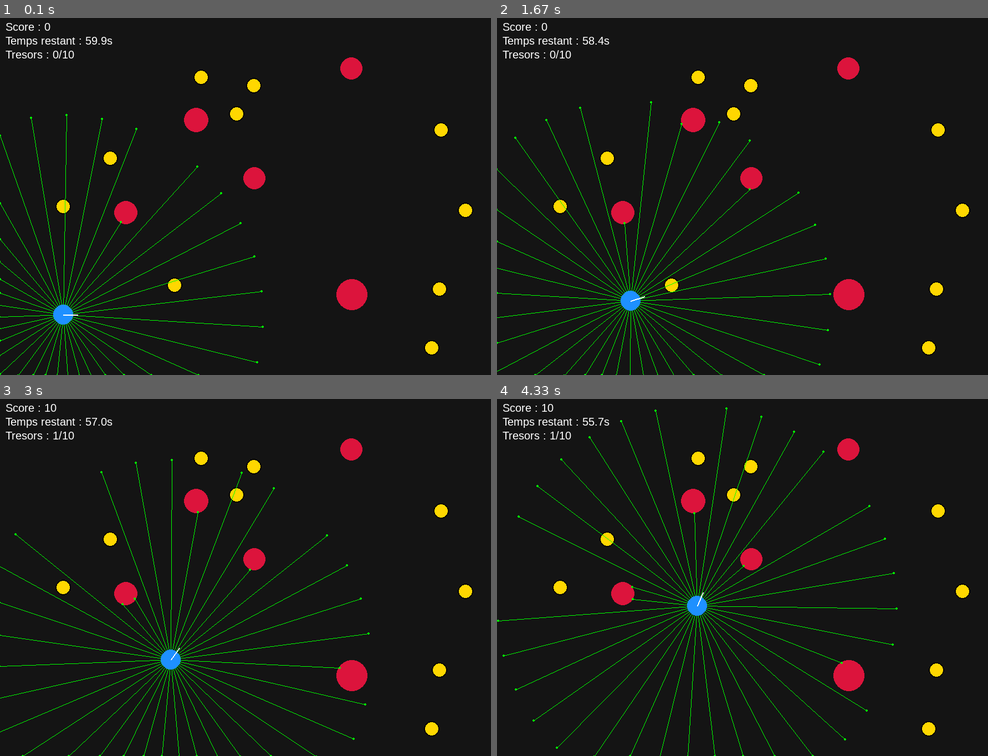
Above: before the commit, frames 1-4 (two rows, left to right).
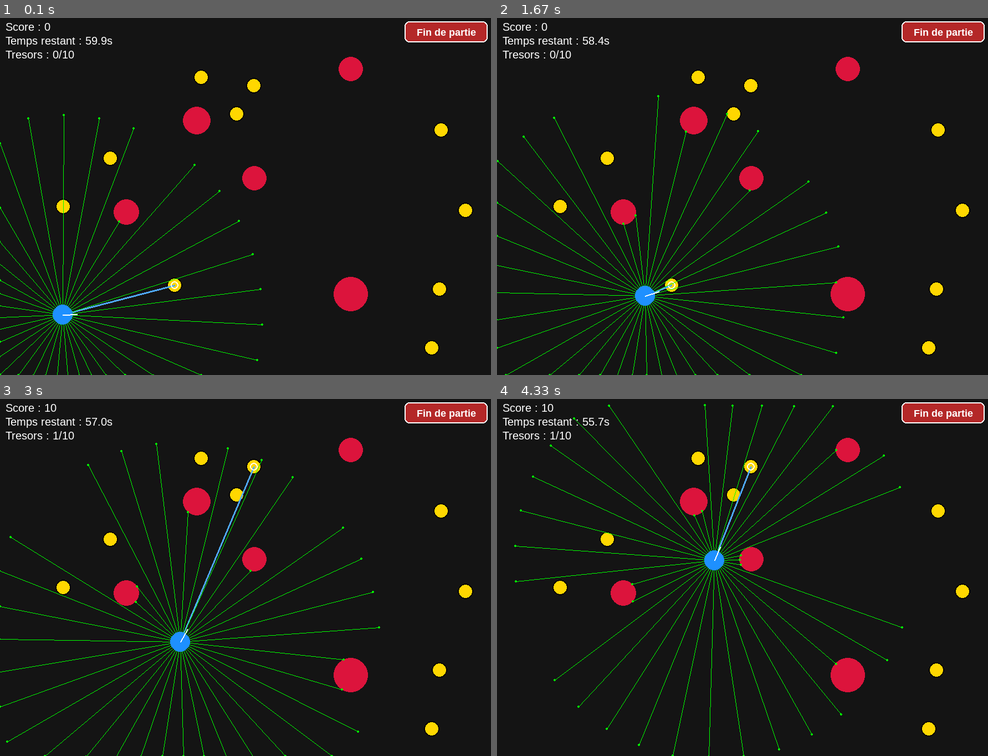
Above: after the commit, the same moments.

Repository: NassimBenhamed/Robot_Mobile
Game: pygame game, started from main_pygame.py
Same seed, same stepped clock (60 frames per second), same inputs: the game is played once before the commit and once after it.
Inputs:
- Up to frame 1 (0.1 s): no input
- Up to frame 2 (1.67 s): hold Right 0.33-0.8 s; hold Up 0.83-1.3 s; hold Right from 1.33 s (still down)
- Up to frame 3 (3 s): release Right at 1.8 s; hold Left 1.83-2.37 s; hold Down 2.4-2.87 s; hold Left from 2.9 s (still down)
- Up to frame 4 (4.33 s): release Left at 3.37 s; hold Up 3.4-3.87 s; hold Right from 3.9 s (still down)

The runs differ from the first frame. In frame 1, 3.4% of the frame differs, in the area x 0-100%, y 0-100%; in frame 2, 4.3%; in frame 3, 4.7%; in frame 4, 4.8%.

Commit message:
Mise en place d'une navigation autonome. Ajout d'un bouton stop. Tracking du chemin vers le trésor

Diff:
--- a/main_pygame.py
+++ b/main_pygame.py
@@ -61,17 +61,21 @@
     env.treasures = []
 
 
-def generate_wave_obstacles(env, house, wave_index, n_obstacles=5):
-    """
-    5 obstacles par vague.
-    Difficulté croissante : taille moyenne légèrement plus grande.
-    """
+def generate_wave_obstacles(env, house, wave_index, n_obstacles=None):
+    """
+    Difficulté croissante :
+    - le nombre d'obstacles augmente avec la vague
+    - leur taille moyenne augmente légèrement
+    """
+    if n_obstacles is None:
+        n_obstacles = min(5 + (wave_index - 1), 10)
+
     for _ in range(n_obstacles):
         placed = False
 
         for _attempt in range(300):
-            r_min = min(0.22 + 0.01 * (wave_index - 1), 0.30)
-            r_max = min(0.38 + 0.015 * (wave_index - 1), 0.52)
+            r_min = min(0.24 + 0.015 * (wave_index - 1), 0.34)
+            r_max = min(0.42 + 0.020 * (wave_index - 1), 0.62)
 
             rayon = random.uniform(r_min, r_max)
             x = random.uniform(rayon + 0.3, env.largeur - rayon - 0.3)
@@ -91,12 +95,12 @@
 
 def generate_wave_treasures(env, robot, house, wave_index, n_treasures=10):
     """
-    10 trésors par vague.
-    Difficulté croissante : on force les trésors à être plus loin de la maison.
+    Difficulté croissante :
+    - les trésors sont de plus en plus loin de la maison
     """
     possible_values = [5, 10, 15, 20]
 
-    min_dist_from_house = min(1.2 + 0.18 * (wave_index - 1), 2.4)
+    min_dist_from_house = min(1.5 + 0.28 * (wave_index - 1), 3.2)
 
     for _ in range(n_treasures):
         placed = False
@@ -129,7 +133,7 @@
 
     game.prepare_wave(wave_index)
 
-    generate_wave_obstacles(env, game.house, wave_index, n_obstacles=5)
+    generate_wave_obstacles(env, game.house, wave_index)
     generate_wave_treasures(env, robot, game.house, wave_index, n_treasures=10)
 
 
@@ -158,6 +162,11 @@
 
     running = True
     while running:
+        if not vue.gerer_evenements():
+            game.game_over = True
+            running = False
+            continue
+
         dt = vue.tick(fps=60)
         game.step(dt)
 
--- a/robot/environnement.py
+++ b/robot/environnement.py
@@ -17,6 +17,11 @@
         self.game: Optional[GameState] = None
 
         self.just_collided = False
+
+        # Debug / affichage du chemin
+        self.debug_target = None
+        self.debug_path = []
+        self.debug_direct_line = None
 
     def ajouter_robot(self, robot: RobotMobile) -> None:
         self.robot = robot
--- a/robot/navigation/autopilot.py
+++ b/robot/navigation/autopilot.py
@@ -1,11 +1,13 @@
 from dataclasses import dataclass
 
-from robot.navigation.selector import (
-    select_feasible_treasure,
-    select_best_open_treasure,
-    corridor_clearance_to_point,
+from robot.navigation.selector import select_feasible_treasure
+from robot.navigation.go_to_goal import compute_go_to_goal_command
+from robot.navigation.path_utils import (
+    Point2D,
+    line_of_sight_clear,
+    choose_best_detour,
+    distance,
 )
-from robot.navigation.reactive import analyze_sectors, go_toward
 
 
 @dataclass
@@ -16,166 +18,88 @@
 
 class AutoPilot:
     def __init__(self):
-        self.current_mode = "treasure"   # "treasure", "home", "escape"
-        self.escape_side = "left"
-        self.escape_time = 0.0
-
-    def _update_timer(self, dt: float):
-        if self.escape_time > 0.0:
-            self.escape_time = max(0.0, self.escape_time - float(dt))
+        self.current_mode = "treasure"   # "treasure" ou "home"
+        self.active_waypoint = None
+        self.last_target_kind = None
 
     def _home_target(self, game):
         return TargetPoint(game.house.x, game.house.y)
 
-    def _near_border(self, robot, env, margin: float = 0.45) -> bool:
-        return (
-            robot.x <= margin or
-            robot.x >= env.largeur - margin or
-            robot.y <= margin or
-            robot.y >= env.hauteur - margin
-        )
-
-    def _border_escape_target(self, env):
-        return TargetPoint(env.largeur / 2.0, env.hauteur / 2.0)
-
-    def _choose_escape_side(self, info):
-        return "left" if info["left_mean"] >= info["right_mean"] else "right"
-
-    def _choose_target(self, robot, env):
+    def _choose_main_target(self, robot, env):
         game = env.game
 
         if game is None or game.house is None:
             return None, "idle"
 
-        if self._near_border(robot, env, margin=0.45):
-            return self._border_escape_target(env), "escape"
-
-        if game.should_return_home(robot, safety_margin=4.0, speed_estimate=0.75):
+        # Priorité retour maison si nécessaire
+        if game.should_return_home(robot, safety_margin=4.0, speed_estimate=0.90):
             return self._home_target(game), "home"
 
-        # priorité à un trésor faisable ET avec un couloir ouvert
-        open_target = select_best_open_treasure(
-            robot,
-            env.treasures,
-            game,
-            k_angle=0.7,
-            safety_margin=4.0,
-            min_clearance=0.95,
-        )
-        if open_target is not None:
-            return open_target, "treasure"
-
-        # fallback : trésor faisable même si le couloir est moins bon
-        fallback = select_feasible_treasure(
+        treasure = select_feasible_treasure(
             robot,
             env.treasures,
             game,
             k_angle=0.7,
             safety_margin=4.0,
         )
-        if fallback is not None:
-            return fallback, "treasure"
+
+        if treasure is not None:
+            return treasure, "treasure"
 
         return self._home_target(game), "home"
 
+    def _target_reached(self, robot, target, threshold: float = 0.22) -> bool:
+        return distance(robot.x, robot.y, target.x, target.y) < threshold
+
     def compute_command(self, robot, env, dt: float):
-        self._update_timer(dt)
-
         game = env.game
         if game is None:
             return {"v": 0.0, "omega": 0.0}
 
-        target, desired_mode = self._choose_target(robot, env)
-        if target is None:
+        # reset debug visuel
+        env.debug_target = None
+        env.debug_path = []
+        env.debug_direct_line = None
+
+        main_target, target_kind = self._choose_main_target(robot, env)
+        if main_target is None:
             return {"v": 0.0, "omega": 0.0}
 
-        info = analyze_sectors(robot, target)
-        if info is None:
-            return {"v": 0.0, "omega": 0.0}
+        self.current_mode = target_kind
+        self.last_target_kind = target_kind
+        env.debug_target = Point2D(main_target.x, main_target.y)
 
-        target_angle = info["target_angle"]
-        front_mean = info["front_mean"]
-        left_mean = info["left_mean"]
-        right_mean = info["right_mean"]
+        # Si on avait déjà un waypoint, on le conserve jusqu'à l'atteindre
+        if self.active_waypoint is not None:
+            if self._target_reached(robot, self.active_waypoint, threshold=0.25):
+                self.active_waypoint = None
 
-        # qualité réelle du couloir vers la cible choisie
-        target_clearance = corridor_clearance_to_point(robot, target.x, target.y, neighbor_span=1)
+        # Si le chemin direct vers la cible est libre, pas besoin de waypoint
+        direct_clear = line_of_sight_clear(robot, main_target, env, margin=0.12)
+        env.debug_direct_line = (robot.x, robot.y, main_target.x, main_target.y, direct_clear)
 
-        # collision au tick précédent -> petit escape
-        if getattr(env, "just_collided", False):
-            self.current_mode = "escape"
-            self.escape_side = self._choose_escape_side(info)
-            self.escape_time = 0.40
-            env.just_collided = False
+        if direct_clear:
+            self.active_waypoint = None
+            env.debug_path = [(robot.x, robot.y), (main_target.x, main_target.y)]
 
-        # proche du bord -> on recentre
-        if desired_mode == "escape":
-            self.current_mode = "escape"
+            if target_kind == "home":
+                return compute_go_to_goal_command(robot, main_target, v_max=1.10, omega_max=2.4)
+            return compute_go_to_goal_command(robot, main_target, v_max=1.35, omega_max=2.6)
 
-        # mode escape : rotation seulement
-        if self.current_mode == "escape":
-            if self.escape_time > 0.0:
-                return {
-                    "v": 0.0,
-                    "omega": 2.6 if self.escape_side == "left" else -2.6
-                }
+        # Sinon on essaie de contourner avec un waypoint géométrique
+        if self.active_waypoint is None:
+            waypoint = choose_best_detour(robot, main_target, env)
+            self.active_waypoint = waypoint
 
-            # si on s'est dégagé, on revient à la logique normale au tick suivant
-            self.current_mode = "home" if desired_mode == "escape" else desired_mode
+        if self.active_waypoint is not None:
+            env.debug_path = [
+                (robot.x, robot.y),
+                (self.active_waypoint.x, self.active_waypoint.y),
+                (main_target.x, main_target.y),
+            ]
+            return compute_go_to_goal_command(robot, self.active_waypoint, v_max=1.10, omega_max=2.5)
 
-            side = "left" if left_mean >= right_mean else "right"
-            return {
-                "v": 0.0,
-                "omega": 2.4 if side == "left" else -2.4
-            }
-
-        # --- Comportement normal ---
-
-        # Si la cible actuelle est un trésor mais que le couloir est nul,
-        # on refuse de s'acharner dessus.
-        if desired_mode == "treasure" and target_clearance < 0.80:
-            alt_target = select_best_open_treasure(
-                robot,
-                env.treasures,
-                game,
-                k_angle=0.7,
-                safety_margin=4.0,
-                min_clearance=0.95,
-            )
-
-            if alt_target is not None and (alt_target.x != target.x or alt_target.y != target.y):
-                target = alt_target
-                info = analyze_sectors(robot, target)
-                if info is not None:
-                    target_angle = info["target_angle"]
-                    front_mean = info["front_mean"]
-                    left_mean = info["left_mean"]
-                    right_mean = info["right_mean"]
-                    target_clearance = corridor_clearance_to_point(robot, target.x, target.y, neighbor_span=1)
-            else:
-                # S'il n'y a pas de bon trésor ouvert, on tourne et on scanne,
-                # au lieu de rester obsédé par cette cible.
-                side = "left" if left_mean >= right_mean else "right"
-                return {
-                    "v": 0.0,
-                    "omega": 2.5 if side == "left" else -2.5
-                }
-
-        # Si le chemin est vraiment bon, on avance
-        if front_mean > 0.95 and target_clearance > 0.90:
-            if desired_mode == "home":
-                return go_toward(robot, target_angle, v_max=0.82, omega_max=2.0)
-            return go_toward(robot, target_angle, v_max=0.92, omega_max=2.2)
-
-        # Si le chemin est moyen, on avance lentement
-        if front_mean > 0.75 and target_clearance > 0.75:
-            if desired_mode == "home":
-                return go_toward(robot, target_angle, v_max=0.55, omega_max=1.9)
-            return go_toward(robot, target_angle, v_max=0.60, omega_max=2.0)
-
-        # Sinon : on arrête d'avancer et on tourne vers le côté le plus libre
-        side = "left" if left_mean >= right_mean else "right"
-        return {
-            "v": 0.0,
-            "omega": 2.4 if side == "left" else -2.4
-        }
+        # Fallback minimal si aucun waypoint n'est trouvable
+        # On tourne pour changer la configuration, sans utiliser de réactif comme cerveau.
+        env.debug_path = [(robot.x, robot.y), (main_target.x, main_target.y)]
+        return {"v": 0.0, "omega": 1.8}
--- a/robot/navigation/go_to_goal.py
+++ b/robot/navigation/go_to_goal.py
@@ -2,9 +2,6 @@
 
 
 def normalize_angle(angle: float) -> float:
-    """
-    Ramène un angle dans [-pi, pi].
-    """
     while angle > math.pi:
         angle -= 2 * math.pi
     while angle < -math.pi:
@@ -12,28 +9,41 @@
     return angle
 
 
-def compute_go_to_goal_command(robot, target, v_max: float = 1.5, omega_max: float = 2.0):
+def compute_go_to_goal_command(robot, target, v_max: float = 1.25, omega_max: float = 2.6):
     """
-    Retourne une commande différentielle simple pour aller vers la cible.
+    Contrôleur simple :
+    - tourne vers la cible
+    - avance quand l'angle est correct
+    - ralentit à l'approche
     """
     dx = target.x - robot.x
     dy = target.y - robot.y
 
+    dist = math.hypot(dx, dy)
     target_angle = math.atan2(dy, dx)
     angle_error = normalize_angle(target_angle - robot.orientation)
 
-    # Si l'erreur angulaire est forte, on tourne presque sur place
-    if abs(angle_error) > 0.3:
+    # cible atteinte
+    if dist < 0.18:
+        return {"v": 0.0, "omega": 0.0}
+
+    # forte erreur d'angle : tourner presque sur place
+    if abs(angle_error) > 0.45:
         v = 0.0
         omega = omega_max if angle_error > 0 else -omega_max
-    else:
-        v = v_max
-        omega = 1.5 * angle_error
+        return {"v": v, "omega": omega}
 
-        # saturation
-        if omega > omega_max:
-            omega = omega_max
-        elif omega < -omega_max:
-            omega = -omega_max
+    # vitesse proportionnelle à la distance, bornée
+    v = min(v_max, max(0.22, 1.05 * dist))
+    omega = 2.0 * angle_error
+
+    if omega > omega_max:
+        omega = omega_max
+    elif omega < -omega_max:
+        omega = -omega_max
+
+    # si l'angle n'est pas encore parfait, on avance plus doucement
+    if abs(angle_error) > 0.20:
+        v *= 0.55
 
     return {"v": v, "omega": omega}
--- /dev/null
+++ b/robot/navigation/path_utils.py
@@ -0,0 +1,161 @@
+import math
+from dataclasses import dataclass
+
+
+@dataclass
+class Point2D:
+    x: float
+    y: float
+
+
+def distance(x1: float, y1: float, x2: float, y2: float) -> float:
+    return math.hypot(x2 - x1, y2 - y1)
+
+
+def clamp(value: float, min_value: float, max_value: float) -> float:
+    return max(min_value, min(value, max_value))
+
+
+def point_in_bounds(x: float, y: float, env, margin: float = 0.0) -> bool:
+    return (
+        margin <= x <= env.largeur - margin and
+        margin <= y <= env.hauteur - margin
+    )
+
+
+def point_collides(x: float, y: float, env, robot_radius: float, extra_margin: float = 0.10) -> bool:
+    # murs
+    if not point_in_bounds(x, y, env, margin=robot_radius + extra_margin):
+        return True
+
+    # obstacles
+    for obs in env.obstacles:
+        d = distance(x, y, obs.x, obs.y)
+        if d <= (obs.rayon + robot_radius + extra_margin):
+            return True
+
+    return False
+
+
+def segment_intersects_circle(ax, ay, bx, by, cx, cy, radius) -> bool:
+    """
+    Test si le segment AB intersecte le cercle de centre C et rayon radius.
+    """
+    abx = bx - ax
+    aby = by - ay
+    acx = cx - ax
+    acy = cy - ay
+
+    ab_len_sq = abx * abx + aby * aby
+    if ab_len_sq == 0:
+        return distance(ax, ay, cx, cy) <= radius
+
+    t = (acx * abx + acy * aby) / ab_len_sq
+    t = clamp(t, 0.0, 1.0)
+
+    px = ax + t * abx
+    py = ay + t * aby
+
+    return distance(px, py, cx, cy) <= radius
+
+
+def first_blocking_obstacle(robot, target, env, margin: float = 0.12):
+    """
+    Retourne le premier obstacle bloquant la ligne robot -> cible.
+    """
+    rx, ry = robot.x, robot.y
+    tx, ty = target.x, target.y
+
+    blockers = []
+
+    for obs in env.obstacles:
+        effective_radius = obs.rayon + robot.rayon + margin
+        if segment_intersects_circle(rx, ry, tx, ty, obs.x, obs.y, effective_radius):
+            d = distance(rx, ry, obs.x, obs.y)
+            blockers.append((d, obs))
+
+    if not blockers:
+        return None
+
+    blockers.sort(key=lambda item: item[0])
+    return blockers[0][1]
+
+
+def line_of_sight_clear(robot, target, env, margin: float = 0.12) -> bool:
+    return first_blocking_obstacle(robot, target, env, margin=margin) is None
+
+
+def build_detour_candidates(robot, target, obstacle, env, margin: float = 0.35):
+    """
+    Construit 4 candidats autour de l'obstacle :
+    - gauche / droite
+    - avec un léger biais vers l'avant pour mieux contourner
+    """
+    rx, ry = robot.x, robot.y
+    tx, ty = target.x, target.y
+    ox, oy = obstacle.x, obstacle.y
+
+    dx = tx - rx
+    dy = ty - ry
+    norm = math.hypot(dx, dy)
+    if norm < 1e-9:
+        return []
+
+    ux = dx / norm
+    uy = dy / norm
+
+    # vecteur perpendiculaire
+    px = -uy
+    py = ux
+
+    clearance = obstacle.rayon + robot.rayon + margin
+    forward = 0.60 * clearance
+
+    candidates = [
+        Point2D(ox + px * clearance + ux * forward, oy + py * clearance + uy * forward),
+        Point2D(ox - px * clearance + ux * forward, oy - py * clearance + uy * forward),
+        Point2D(ox + px * clearance - ux * 0.20, oy + py * clearance - uy * 0.20),
+        Point2D(ox - px * clearance - ux * 0.20, oy - py * clearance - uy * 0.20),
+    ]
+
+    valid = []
+    for p in candidates:
+        if point_collides(p.x, p.y, env, robot.rayon, extra_margin=0.06):
+            continue
+        valid.append(p)
+
+    return valid
+
+
+def choose_best_detour(robot, target, env):
+    """
+    Si la ligne directe est bloquée, on choisit un waypoint autour du premier obstacle bloquant.
+    """
+    blocker = first_blocking_obstacle(robot, target, env, margin=0.12)
+    if blocker is None:
+        return None
+
+    candidates = build_detour_candidates(robot, target, blocker, env, margin=0.35)
+    if not candidates:
+        return None
+
+    scored = []
+
+    for p in candidates:
+        # Il faut au moins voir le waypoint depuis le robot
+        temp_target = Point2D(p.x, p.y)
+        if not line_of_sight_clear(robot, temp_target, env, margin=0.08):
+            continue
+
+        # score = proximité du waypoint + rapprochement de la cible finale
+        score = (
+            1.3 * distance(robot.x, robot.y, p.x, p.y) +
+            1.0 * distance(p.x, p.y, target.x, target.y)
+        )
+        scored.append((score, p))
+
+    if not scored:
+        return None
+
+    scored.sort(key=lambda item: item[0])
+    return scored[0][1]
--- a/robot/vue.py
+++ b/robot/vue.py
@@ -47,6 +47,8 @@
         pygame.display.set_caption("Robot MVC")
         self.clock = pygame.time.Clock()
         self.font = pygame.font.SysFont("Arial", 20)
+        self.button_font = pygame.font.SysFont("Arial", 18, bold=True)
+        self.quit_button_rect = pygame.Rect(self.largeur_px - 170, 12, 150, 38)
 
     def convertir_coordonnees(self, x: float, y: float) -> Tuple[int, int]:
         # (0,0) monde en bas-gauche -> pygame en haut-gauche
@@ -85,6 +87,31 @@
             pygame.draw.circle(self.screen, (255, 215, 0), (px, py), r)
             pygame.draw.circle(self.screen, (0, 0, 0), (px, py), r, 2)
 
+    def dessiner_debug_path(self, env: Environnement) -> None:
+        # Ligne directe robot -> cible
+        if env.debug_direct_line is not None:
+            x1, y1, x2, y2, is_clear = env.debug_direct_line
+            p1 = self.convertir_coordonnees(x1, y1)
+            p2 = self.convertir_coordonnees(x2, y2)
+
+            color = (0, 200, 0) if is_clear else (220, 60, 60)
+            pygame.draw.line(self.screen, color, p1, p2, 2)
+
+        # Chemin détaillé
+        if env.debug_path and len(env.debug_path) >= 2:
+            converted = [self.convertir_coordonnees(x, y) for (x, y) in env.debug_path]
+
+            for i in range(len(converted) - 1):
+                pygame.draw.line(self.screen, (80, 170, 255), converted[i], converted[i + 1], 3)
+
+            for p in converted[1:-1]:
+                pygame.draw.circle(self.screen, (255, 140, 0), p, 6)
+
+        # Point cible principal
+        if env.debug_target is not None:
+            px, py = self.convertir_coordonnees(env.debug_target.x, env.debug_target.y)
+            pygame.draw.circle(self.screen, (255, 255, 255), (px, py), 7, 2)
+
     def dessiner_hud(self, env: Environnement) -> None:
         if env.game is None:
             return
@@ -114,6 +141,9 @@
         # Trésors
         self.dessiner_treasures(env)
 
+        # Debug chemin / cible
+        self.dessiner_debug_path(env)
+
         # Robot
         if env.robot is not None:
             self.dessiner_lidar(env.robot)
@@ -121,9 +151,32 @@
 
         # HUD
         self.dessiner_hud(env)
+        self.dessiner_bouton_fin()
 
         pygame.display.flip()
 
     def tick(self, fps: int = 60) -> float:
         ms = self.clock.tick(int(fps))
         return ms / 1000.0
+
+    def dessiner_bouton_fin(self) -> None:
+        pygame.draw.rect(self.screen, (180, 40, 40), self.quit_button_rect, border_radius=8)
+        pygame.draw.rect(self.screen, (255, 255, 255), self.quit_button_rect, 2, border_radius=8)
+
+        texte = self.button_font.render("Fin de partie", True, (255, 255, 255))
+        texte_rect = texte.get_rect(center=self.quit_button_rect.center)
+        self.screen.blit(texte, texte_rect)
+
+    def gerer_evenements(self) -> bool:
+        """
+        Retourne False si on veut fermer la partie.
+        """
+        for event in pygame.event.get():
+            if event.type == pygame.QUIT:
+                return False
+
+            if event.type == pygame.MOUSEBUTTONDOWN and event.button == 1:
+                if self.quit_button_rect.collidepoint(event.pos):
+                    return False
+
+        return True
